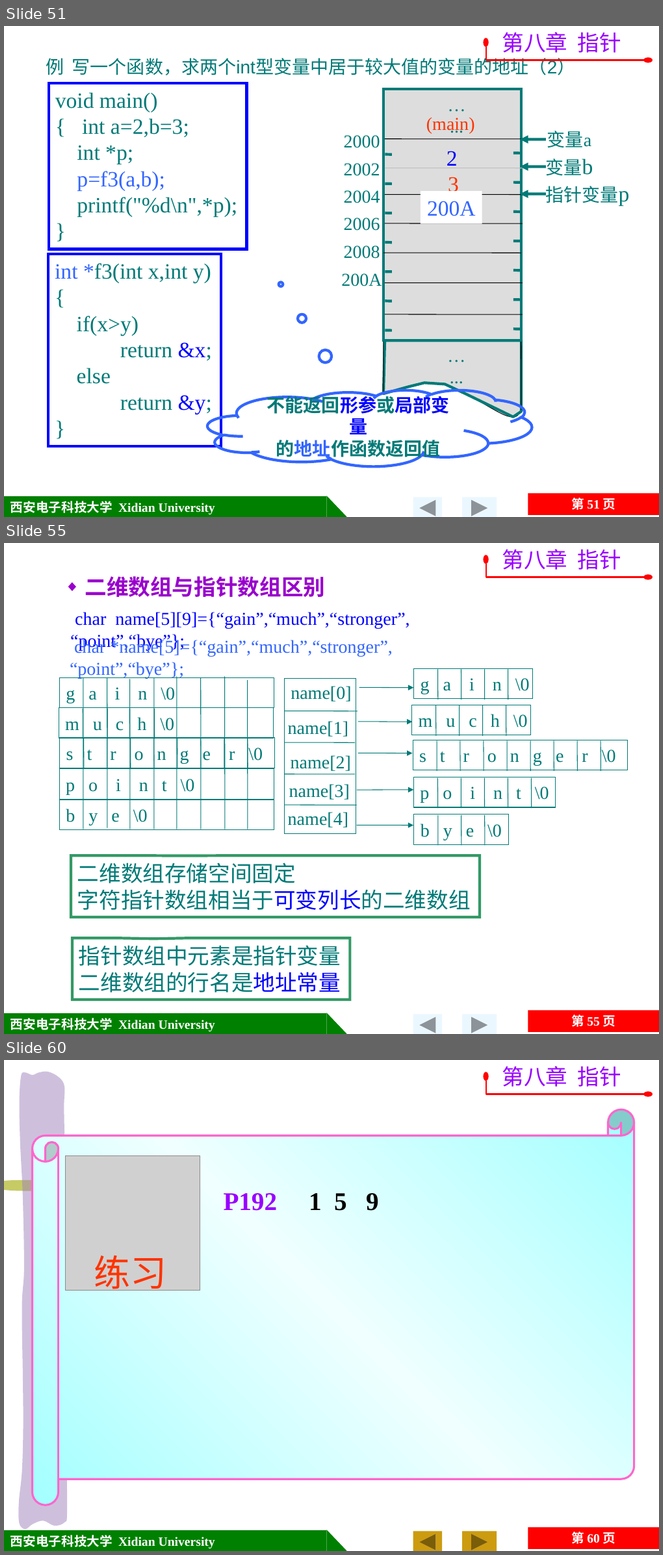
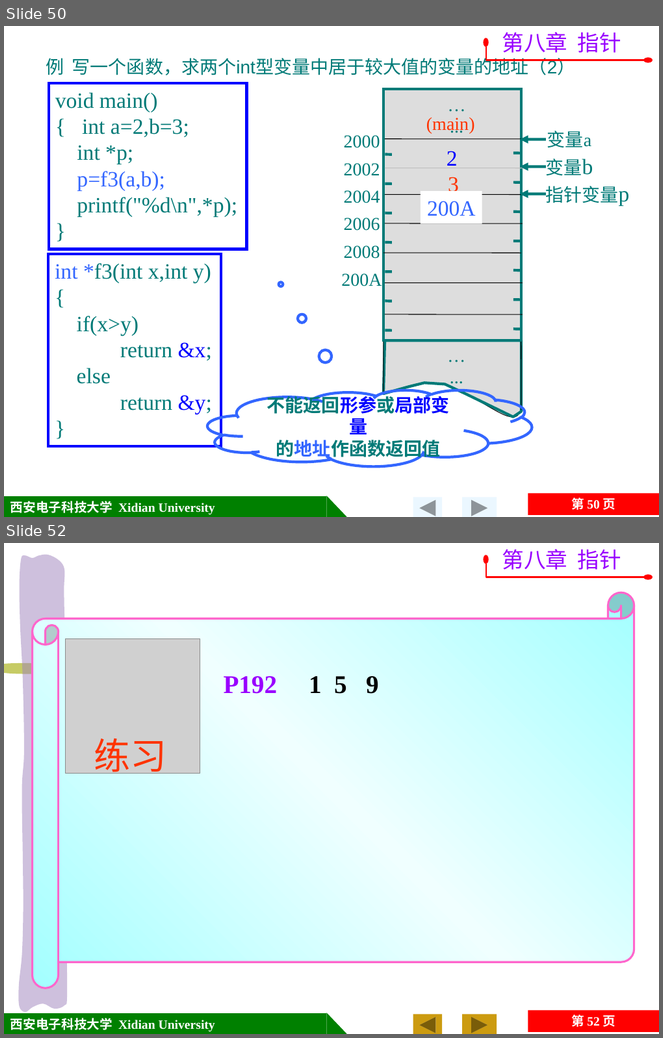
Before and after one commit to jtrfid/C-Repositories, a slide deck: 2015备课/课件/第8章 指针.pptx. Shown one above the other, each under a label of ours: slides 51, 55 and 60 before the commit, slides 50 and 52 after it; the slides between them are not shown. The pictures are 663x1555 and 663x1038 pixels, drawn with LibreOffice and Linux fonts; fonts in the diff are those of the drawing; grey boxes stand for pictures; background and template pictures are left out. Boxes give left, top, right and bottom in pixels: in the first picture for what was removed or moved away, otherwise in the second. Text is boxed around its words. In the diff, an @@ line names an element or a change of style, - is before the commit and + after.

```diff
--- a/2015备课/课件/第8章 指针.pptx
+++ b/2015备课/课件/第8章 指针.pptx
@@ slide 55 removed at bbox=[4, 543, 659, 1034], background picture (left out); not listed: 5 template elements that a slide beside it also shows @@
@@ freeform shape removed at bbox=[486, 559, 649, 577] @@
@@ text removed at bbox=[503, 549, 621, 570] @@
-第八章 指针
@@ text removed at bbox=[85, 576, 326, 597] @@
-◆ 二维数组与指针数组区别
@@ text removed at bbox=[70, 612, 410, 650] @@
-char name[5][9]={“gain”,“much”,“stronger”, “point”,“bye”};
@@ text removed at bbox=[70, 639, 393, 678] @@
-char *name[5]={“gain”,“much”,“stronger”, “point”,“bye”};
@@ group removed at bbox=[59, 677, 274, 830]: 20 lines, 5 rectangles @@
-g a i n \0
-s t r o n g e r \0
-p o i n t \0
-m u c h \0
-b y e \0
@@ group removed at bbox=[284, 669, 628, 846]: 28 lines, 6 rectangles, 5 arrows, 5 texts @@
-g a i n \0
-s t r o n g e r \0
-p o i n t \0
-m u c h \0
-name[0]
-name[1]
-name[2]
-name[3]
-name[4]
-b y e \0
@@ speech box removed at bbox=[71, 856, 480, 917] @@
-二维数组存储空间固定
-字符指针数组相当于可变列长的二维数组
@@ speech box removed at bbox=[72, 938, 350, 1000] @@
-指针数组中元素是指针变量
-二维数组的行名是地址常量
@@ what was slide 51 is now slide 50 @@
@@ page number at bbox=[571, 498, 616, 510]: text changed @@
-第 51 页
+第 50 页
@@ what was slide 60 is now slide 52 @@
@@ page number at bbox=[571, 1015, 616, 1027]: text changed @@
-第 60 页
+第 52 页
```
Also in this commit, not shown: 3 slides changed, 1 slide added, 8 other slides removed.
